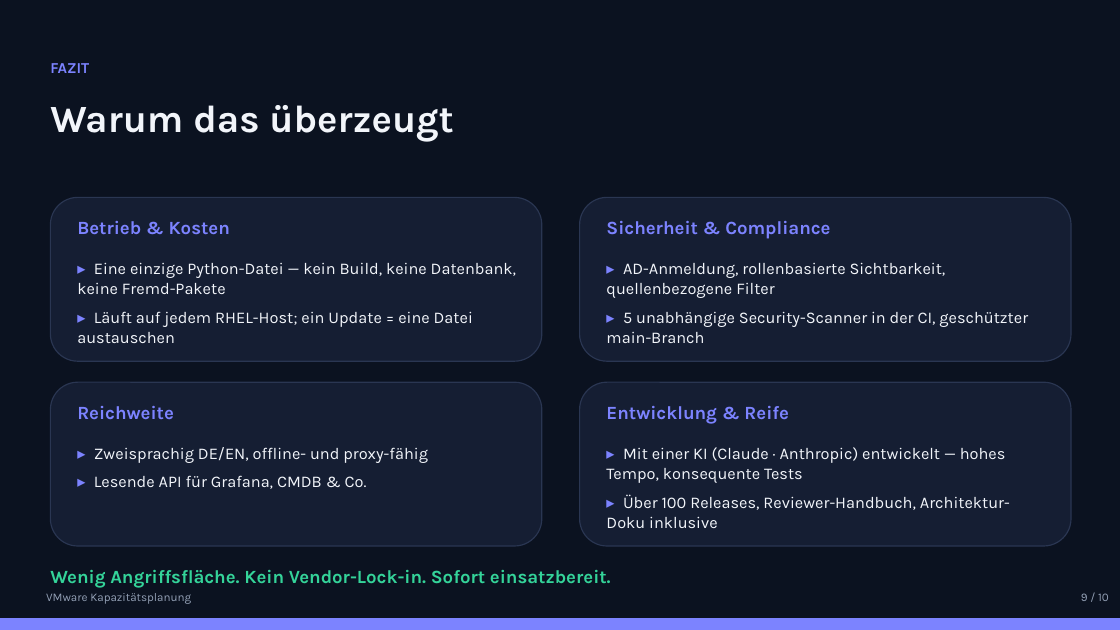
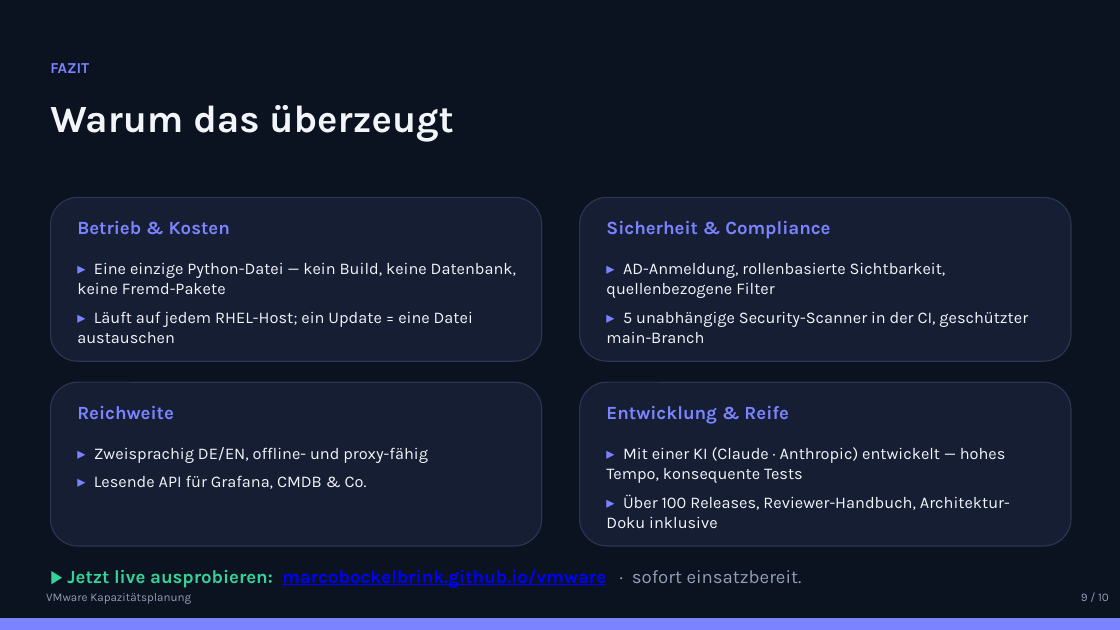
Before and after one commit to marcobockelbrink/vmware, a slide deck: slide 9 of docs/praesentation/VMware-Kapazitaetsplanung.pptx. Drawn at 1120x630 pixels with LibreOffice and Linux fonts; fonts in the diff are those of the drawing. Boxes give left, top, right and bottom in pixels: in the first picture for what was removed or moved away, otherwise in the second. Text is boxed around its words. In the diff, an @@ line names an element or a change of style, - is before the commit and + after.

```diff
--- a/docs/praesentation/VMware-Kapazitaetsplanung.pptx
+++ b/docs/praesentation/VMware-Kapazitaetsplanung.pptx
@@ text at (67, 569, 802, 588): text changed; text colour #34D399 to #0000FF @@
-Wenig Angriffsfläche. Kein Vendor-Lock-in. Sofort einsatzbereit.
+▶ Jetzt live ausprobieren: marcobockelbrink.github.io/vmware · sofort einsatzbereit.
```
Also in this commit, not shown: 1 other slide changed, 1 other file.
